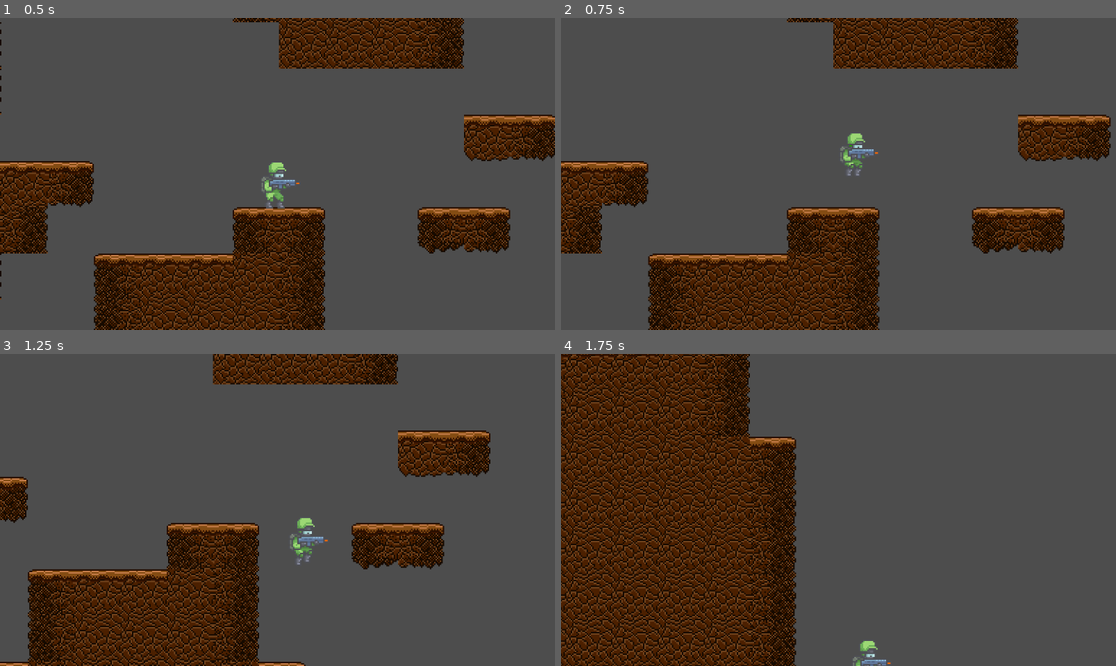
Above: before the commit, frames 1-4 (two rows, left to right).
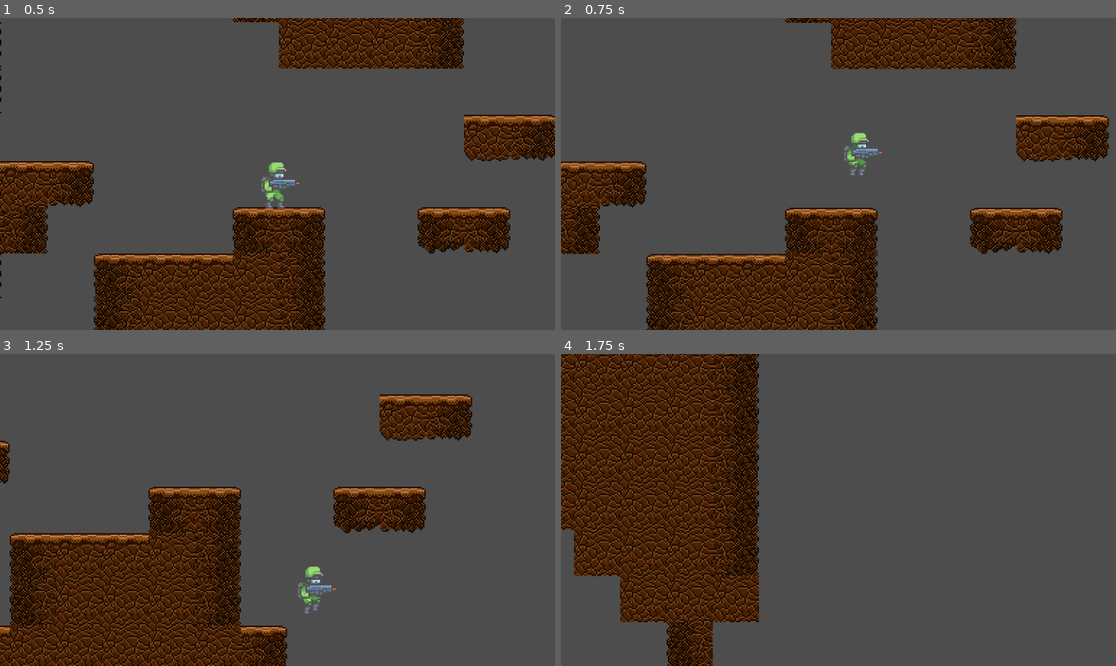
Above: after the commit, the same moments.

Repository: code-rizzard/TeamGunner
Game: Godot game, scene res://main.tscn
The game is run twice, just before and just after one commit, with the same random seed, the same clock (stepped at 60 frames per second) and the same inputs.
Inputs (mouse positions are in pixels of both pictures, inside the frame that each line leads up to):
- Up to frame 1 (0.5 s): no input
- Up to frame 2 (0.75 s): move the mouse to (960, 158) at 0.52 s; hold D (move_right) from 0.53 s (still down); tap Space (jump) at 0.6 s
- Up to frame 3 (1.25 s): keep holding D (move_right); tap Space (jump) at 0.77, 1.07 s
- Up to frame 4 (1.75 s): keep holding D (move_right); move the mouse to (727, 525) at 1.27 s; tap S (crouch) at 1.35 s; tap Space (jump) at 1.52, 1.55 s

Frame 1 is identical in both runs. In frame 2, 16% of the frame differs, in the area x 0-100%, y 0-100%; in frame 3, 30%, in the area x 0-89%, y 0-100%; in frame 4, 28%.

Commit message:
Set player speed to 125 and jump_height to 2.2

Diff:
--- a/main.tscn
+++ b/main.tscn
@@ -157,4 +157,3 @@
 
 [node name="Player" parent="." instance=ExtResource("1_shuym")]
 position = Vector2(1215, 296)
-jump_height = 2.0
--- a/player.tscn
+++ b/player.tscn
@@ -221,7 +221,8 @@
 
 [node name="Player" type="CharacterBody2D" node_paths=PackedStringArray("hurtbox", "anim_player", "muzzle")]
 script = ExtResource("1_ll0nb")
-jump_height = 1.5
+movement_speed = 125.0
+jump_height = 2.2
 hurtbox = NodePath("Hurtbox")
 anim_player = NodePath("AnimatedSprite2D")
 muzzle = NodePath("Muzzle")
